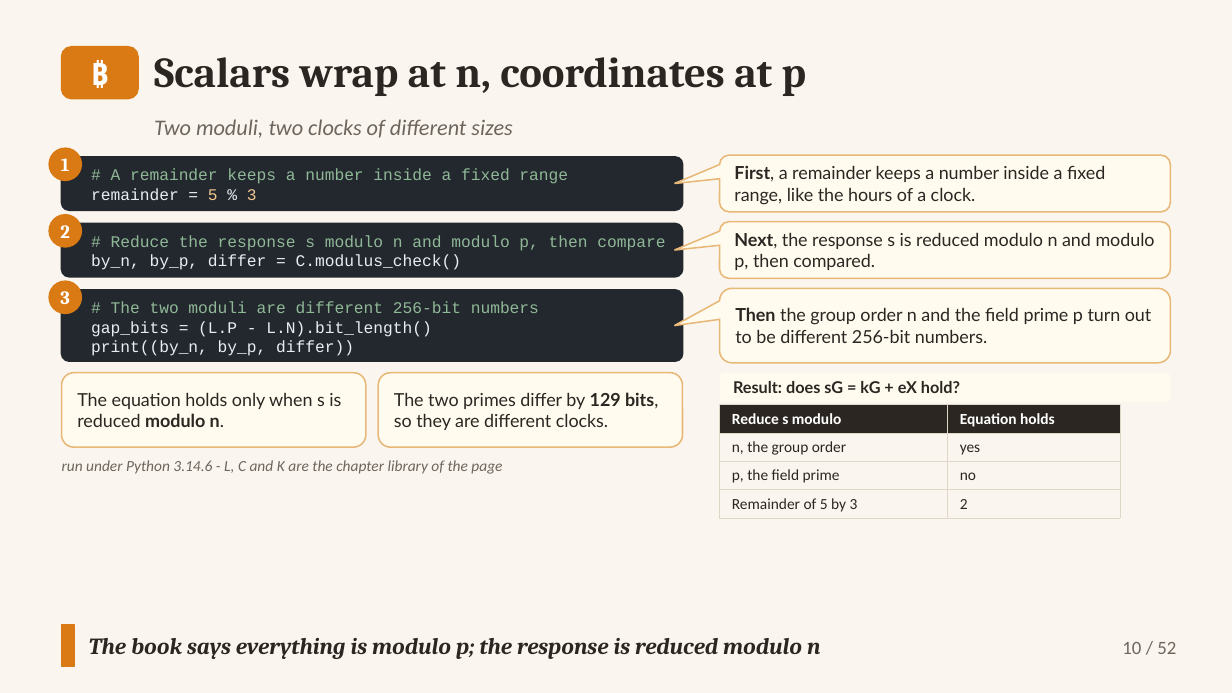
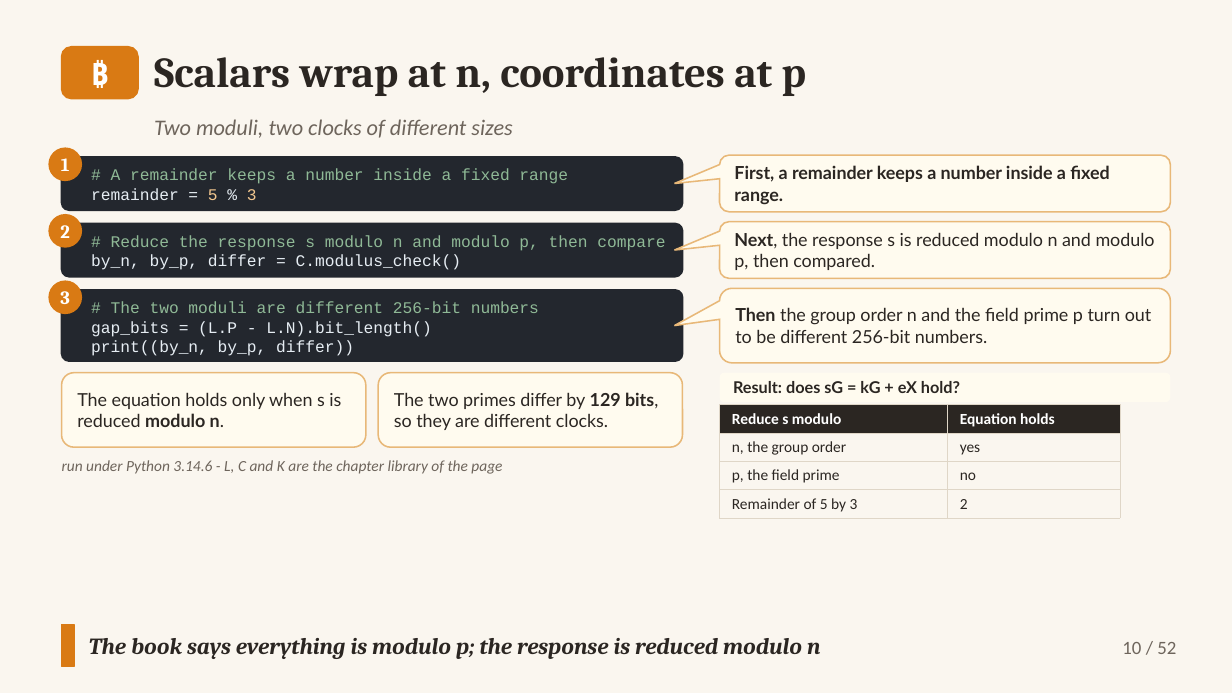
Before and after one commit to altunelyusuf/SEN0401, a slide deck: slide 10 of 03-materials/ch08/SEN0401_Ch08_DigitalSignatures_3e_v2_4_0.pptx. Drawn at 1232x693 pixels with LibreOffice and Linux fonts; fonts in the diff are those of the drawing. Boxes give left, top, right and bottom in pixels: in the first picture for what was removed or moved away, otherwise in the second. Text is boxed around its words. In the diff, an @@ line names an element or a change of style, - is before the commit and + after.

```diff
--- a/03-materials/ch08/SEN0401_Ch08_DigitalSignatures_3e_v2_4_0.pptx
+++ b/03-materials/ch08/SEN0401_Ch08_DigitalSignatures_3e_v2_4_0.pptx
@@ text in rounded speech box at (734, 165, 1109, 205): text changed; bold on @@
-First, a remainder keeps a number inside a fixed range, like the hours of a clock.
+First, a remainder keeps a number inside a fixed range.
```
Also in this commit, not shown: 6 other slides changed, 3 other files.
